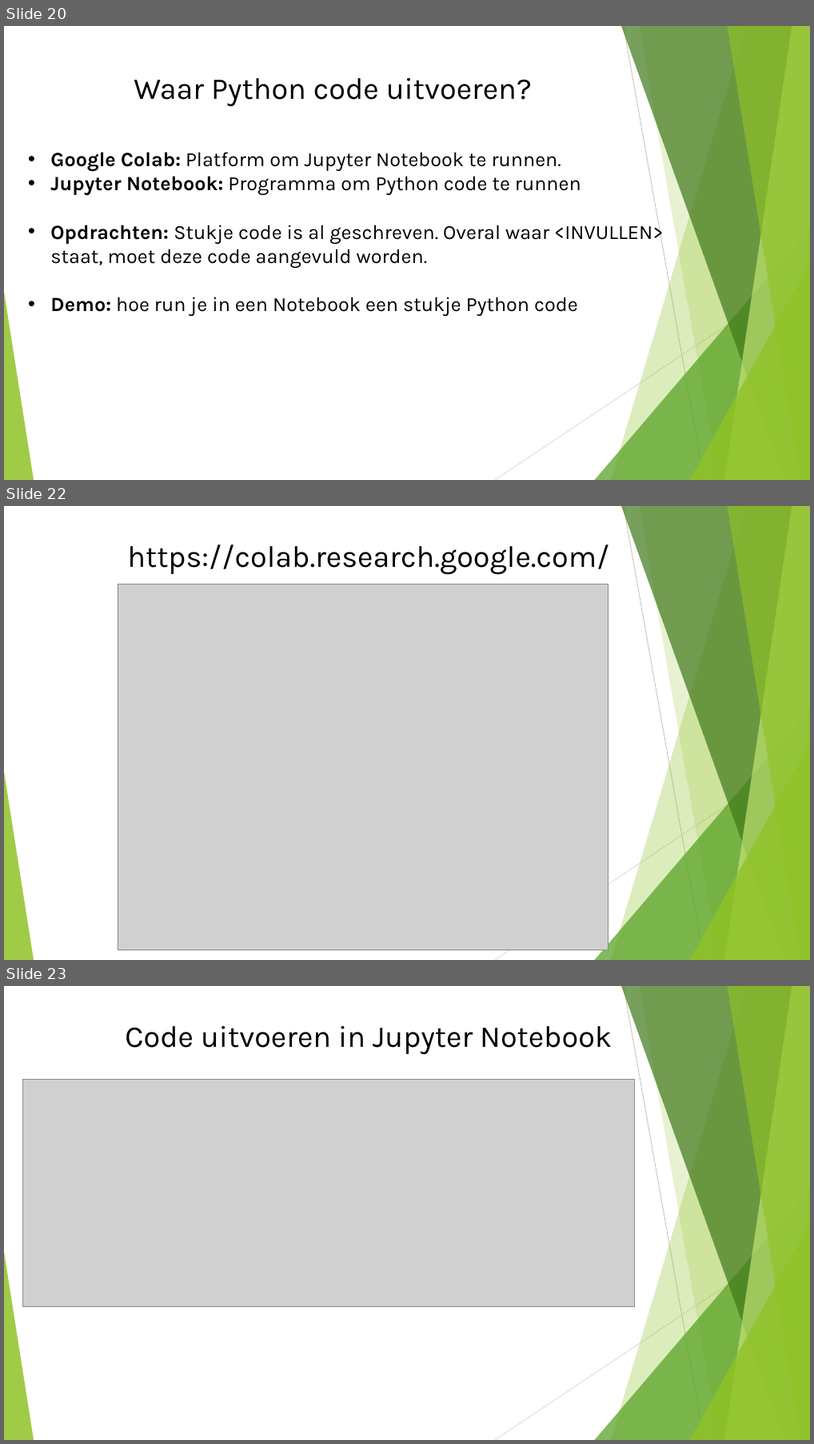
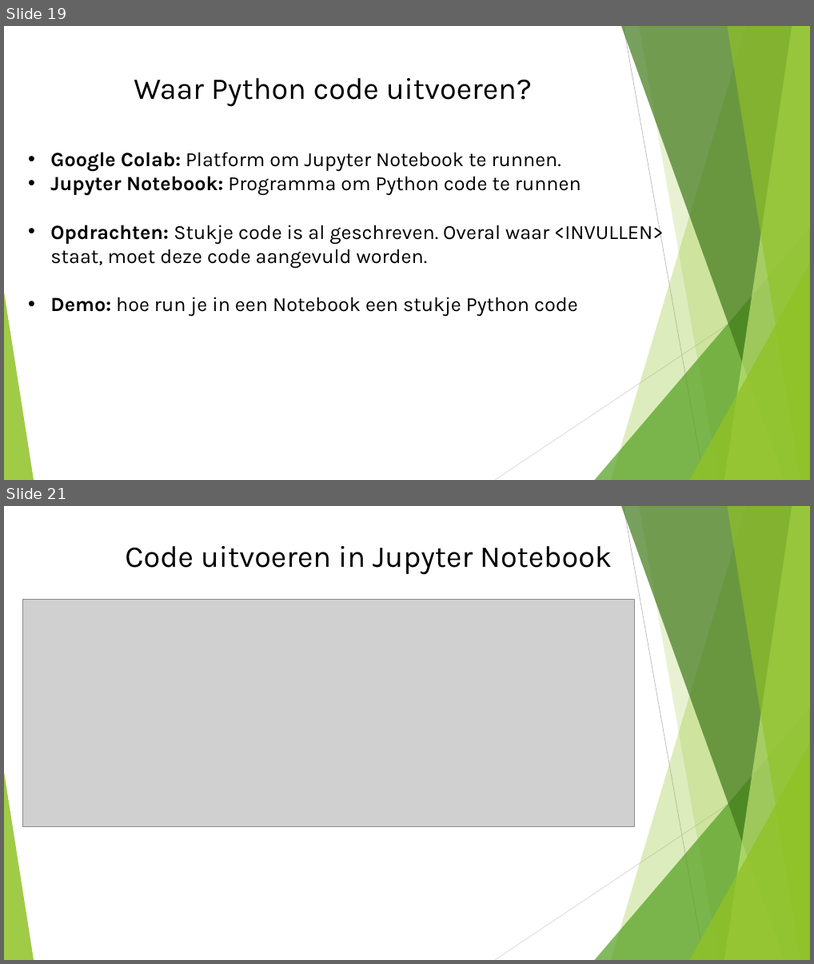
Before and after one commit to HagaZiekenhuis/python-workshops, a slide deck: Intro.pptx. Shown one above the other, each under a label of ours: slides 20, 22 and 23 before the commit, slides 19 and 21 after it; the slides between them are not shown. The pictures are 814x1444 and 814x964 pixels, drawn with LibreOffice and Linux fonts; fonts in the diff are those of the drawing; grey boxes stand for pictures. Boxes give left, top, right and bottom in pixels: in the first picture for what was removed or moved away, otherwise in the second. Text is boxed around its words. In the diff, an @@ line names an element or a change of style, - is before the commit and + after.

Commit message:
instructies
Instructies voor notebook downloaden en uploaden naar google colab samengevoegd in 1 slide

```diff
--- a/Intro.pptx
+++ b/Intro.pptx
@@ slide 22 removed at [4,506,810,960], background #FFFFFF; not listed: 10 template elements that a slide beside it also shows @@
@@ text removed at [127,544,610,574] @@
-https://colab.research.google.com/
@@ picture removed at [118,584,608,949] @@
@@ what was slide 20 is now slide 19 @@
@@ what was slide 23 is now slide 21 @@
```
Also in this commit, not shown: 1 slide changed, 1 other slide removed.
